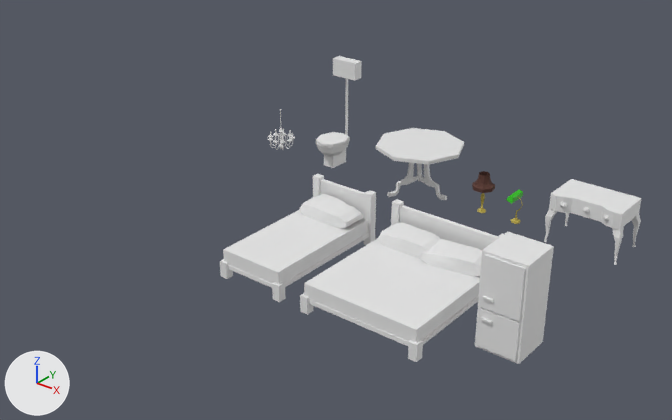
Before and after pictures for a commit that changed the Blender file Haunting_House/jacobs_furniture.blend.
One viewpoint serves both versions: a camera (50 mm lens) standing at (17.75, -14.54, 10.67) and looking at (4.44, 2.09, 0.36). The lights are fixed; the arrows at lower left show +X, +Y and +Z.
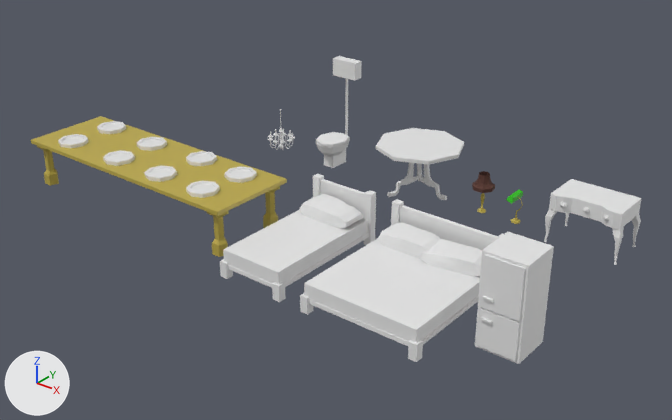
The newer file is also turned or shifted as a whole; pictures and numbers use the older file's frame.

Boxes (x1, y1, x2, y2) around the edits, measured in the pictures (672 x 420 px):
'Cube', added (yellow): after (31, 116, 287, 257)
    faces in mat_wood (yellow #bca948): (31, 116, 287, 257)
    faces in mat_white_ceramic (white #e7e7e7): (58, 121, 257, 198)

Edits to the bpy script that builds the scene:
```text
Add mat_white_ceramic:
    mat_white_ceramic = principled_material('White Ceramic')
    mat_white_ceramic.base_color = (0.8, 0.8, 0.8)  # white #e7e7e7
    mat_white_ceramic.roughness = 0.244
    mat_white_ceramic.specular_ior_level = 0.742
Add me_cube:
    me_cube.from_pydata(...)  # 404 vertices, 342 faces; spans x -3.59..3.59, y -1.2..1.2, z 0.0..1.4
    # faces by material slot: [134, 208]
    me_cube.materials.append(mat_wood)  # yellow #bca948
    me_cube.materials.append(mat_white_ceramic)  # white #e7e7e7
Add ob_cube:
    ob_cube = bpy.data.objects.new('Cube', me_cube)
    ob_cube.location = (0.0, 0.0, 0.0)
```
